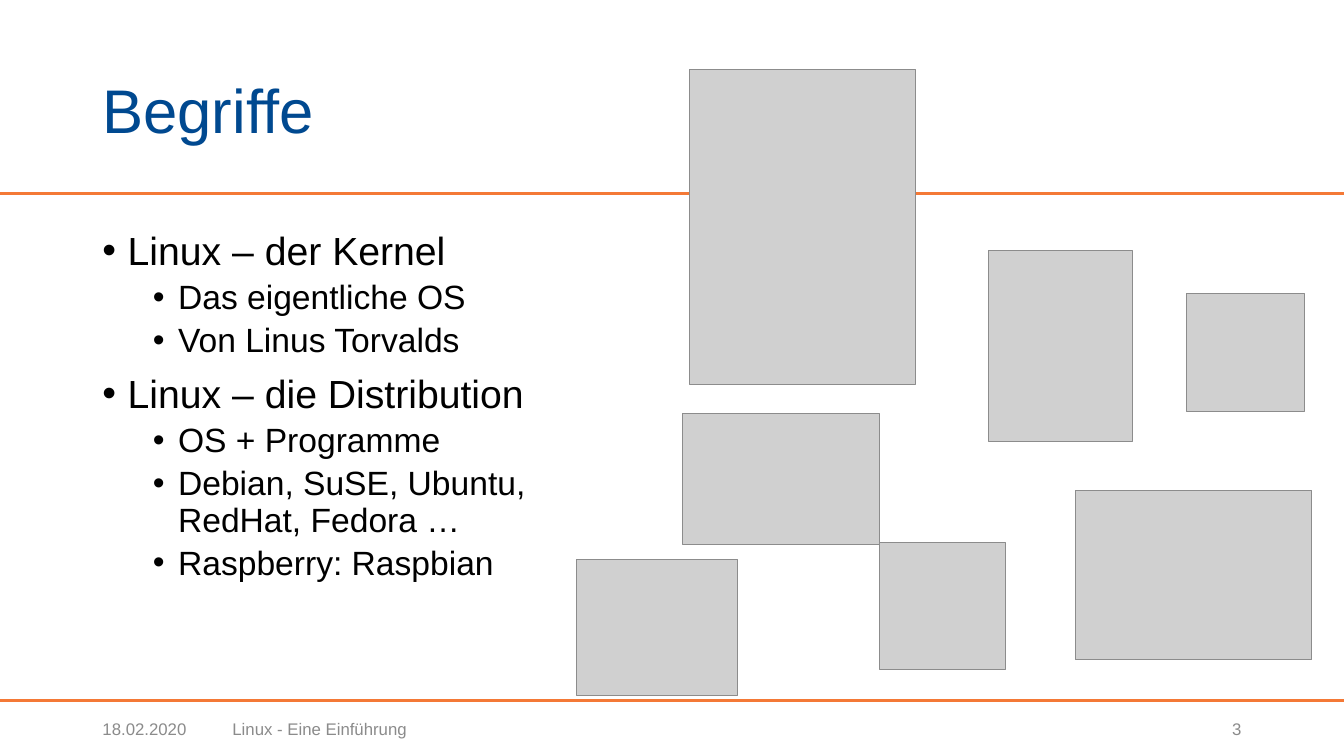
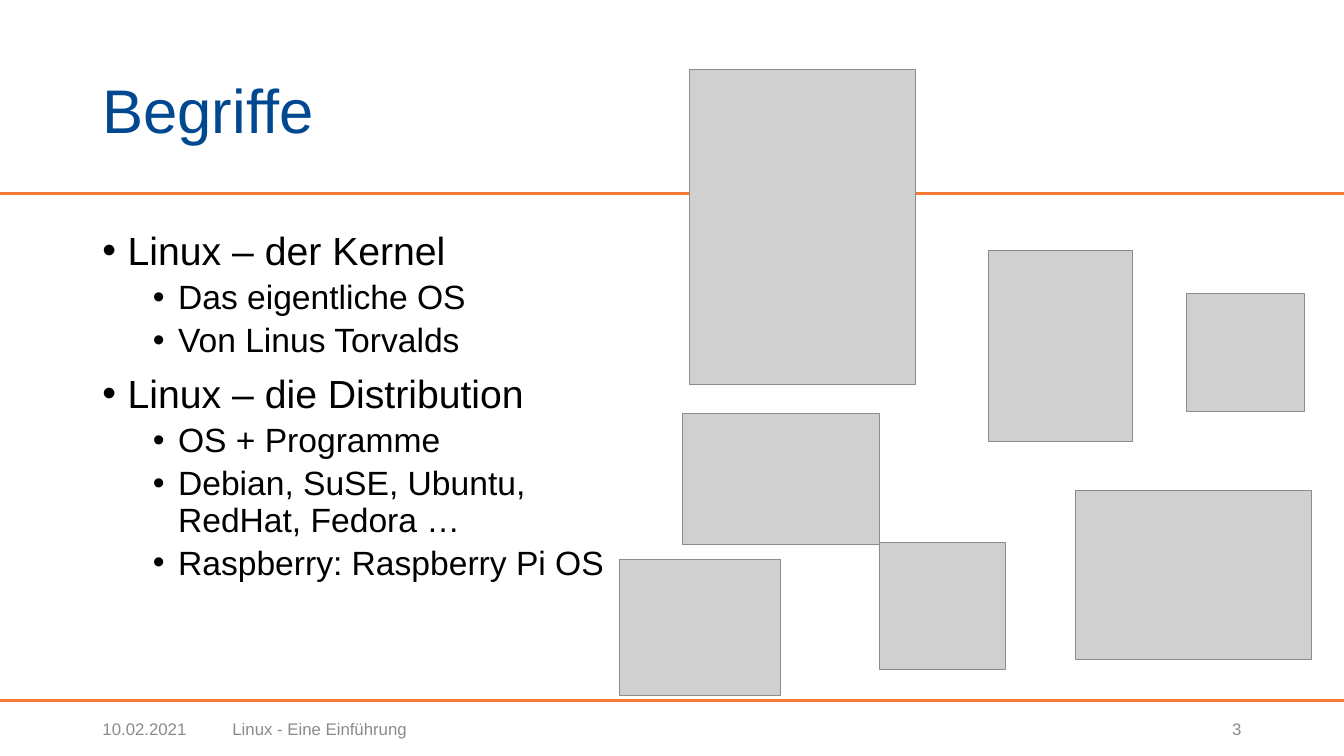
Before and after one commit to BogyMitutoyoCTL/Snake-AI-2021.1, a slide deck: slide 3 of presentation/Linux.pptx. Drawn at 1344x756 pixels with LibreOffice and Linux fonts; fonts in the diff are those of the drawing; grey boxes stand for pictures; background and template pictures are left out. Boxes give left, top, right and bottom in pixels: in the first picture for what was removed or moved away, otherwise in the second. Text is boxed around its words. In the diff, an @@ line names an element or a change of style, - is before the commit and + after.

Commit message:
Fix Raspberry Pi OS name: Raspbian -> Raspberry Pi OS

```diff
--- a/presentation/Linux.pptx
+++ b/presentation/Linux.pptx
@@ text at <box>178,550,604,582</box>: text changed @@
-  • Raspberry: Raspbian
+  • Raspberry: Raspberry Pi OS
@@ picture: place and size @@
-picture at <box>577,560,738,696</box>
+picture at <box>620,560,781,696</box>
@@ text at <box>102,723,186,735</box>: text changed @@
-18.02.2020
+10.02.2021
```
Also in this commit, not shown: 20 other slides changed.
